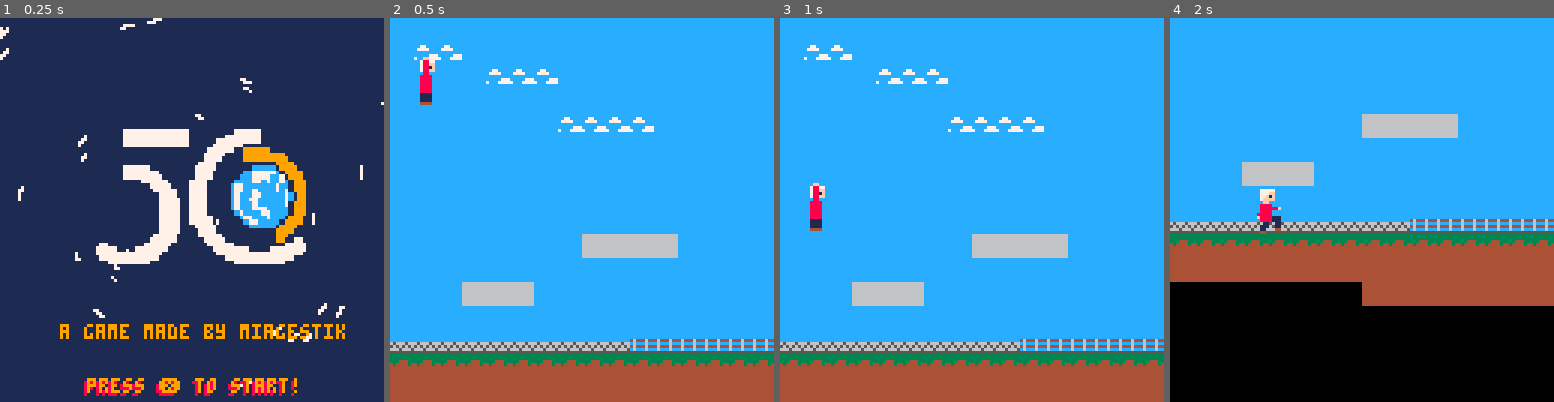
Above: before the commit, frames 1-4 (left to right).
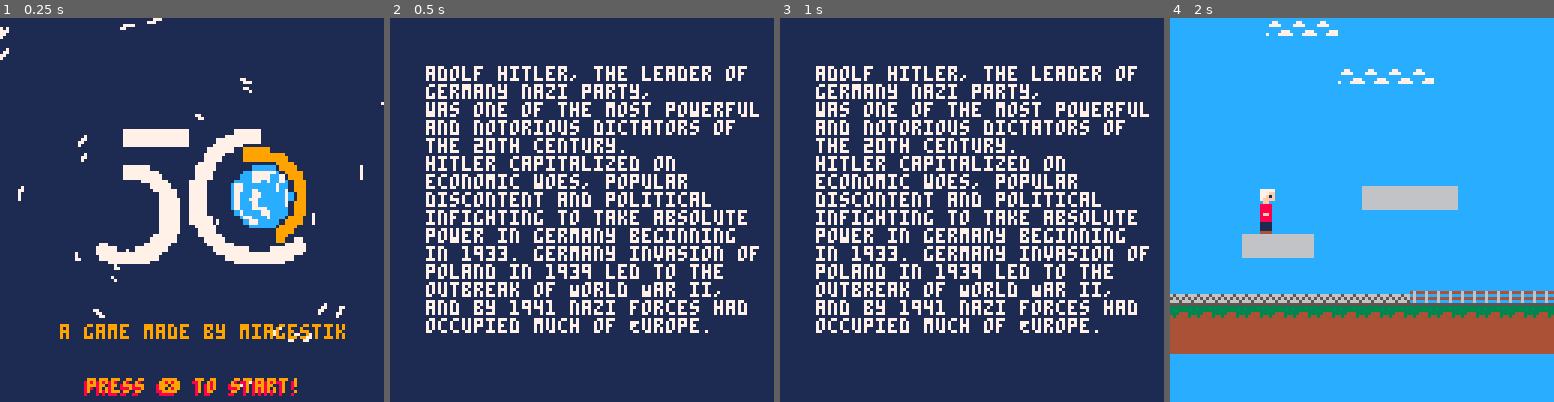
Above: after the commit, the same moments.

Repository: RemiFELIN/PICO8_SOPHIA_ANTIPOLIS
Game: PICO-8 cartridge miage.p8
The game is run twice, just before and just after one commit, with the same random seed, the same clock (stepped at 60 frames per second) and the same inputs.
Inputs:
- Up to frame 1 (0.25 s): no input
- Up to frame 2 (0.5 s): tap X (X key) at 0.33 s
- Up to frame 3 (1 s): tap O (Z key) at 0.7 s
- Up to frame 4 (2 s): tap X (X key) at 1.07, 1.85 s; hold Right from 1.6 s (still down); tap O (Z key) at 1.7 s

Frame 1 is identical in both runs. In frame 2, 100% of the frame differs, in the area x 0-100%, y 0-100%; in frame 3, 100%; in frame 4, 51%.

Commit message:
Correction bug et ajout fonction collide_npc()

Diff:
--- a/miage.p8
+++ b/miage.p8
@@ -2,8 +2,35 @@
 version 16
 __lua__
 
-
---SNIPET pour les dialogues
+-- fonction pour reconnaitre quand une touche est enfoncé, released ...
+keys={btns={},ct={}}
+
+function keys:update()
+ for i=0,13 do
+  if band(btn(),shl(1,i))==shl(1,i) then
+   if keys:held(i) then
+    keys.btns[i]=2
+    keys.ct[i]=(keys.ct[i]+1) % 30
+   else
+    keys.btns[i]=3
+   end
+  else
+   if keys:held(i) then
+    keys.btns[i]=4
+   else
+    keys.btns[i]=0
+   	keys.ct[i]=0
+   end
+  end
+ end
+end
+
+function keys:held(b) return band(keys.btns[b],2) == 2 end
+function keys:down(b) return band(keys.btns[b],1) == 1 end
+function keys:up(b) return band(keys.btns[b],4) == 4 end
+function keys:pulse(b,r) return (keys:held(b) and keys.ct[b]%r==0) end
+
+--snipet pour les dialogues
 -- call this before you start using dtb.
 -- optional parameter is the number of lines that are displayed. default is 3.
 function dtb_init(numlines)
@@ -71,7 +98,7 @@
 end
 
 function _dtb_nexttext()
-	if dtb_queuf[1]~=0 then
+	if dtb_queuf[1]~=0 then -- ~= ===> not egal
 		dtb_queuf[1]()
 	end
 	del(dtb_queuf,dtb_queuf[1])
@@ -164,7 +191,7 @@
 -- dtb_disp("oh and by the way: we do have support for superduperlongwordsthatdonotactuallyfit so no worries!")
 -- dtb_disp("anyways, feel free to use and/or modify this code!")
 
---FIN du snippet
+--fin du snippet
 
 
 
@@ -196,7 +222,7 @@
     flp=true -- vers la gauche
   }
 
---variable globale
+-- variable globale
   chrono=0 --sert pour animé le press x to play
   game_state="menu"
   gravity=0.3
@@ -224,34 +249,24 @@
 
 function _update()
 
+  if game_state == "plot" then
+    if (keys:down(5))  then
+      plot()
+      game_state = "game"
+    end
+  end
+
   if game_state == "menu" then
     skydeg += 0.0005
-    if (btnp(5)) then
+    if keys:down(5) then
       game_state = "plot"
     end
-  end
-
-  if game_state == "plot" then
-    if (btnp(5))  then
-      game_state = "game"
-    end
-
-
   end
 
   if game_state == "game" then
     player_update()
     player_animate()
     dtb_update()
-    if start_bulle then
-      dtb_disp("menez:tu fais quoi ici bouffon ?!")
-      dtb_disp("buffa:c'est buffa pas bouffon !")
-      dtb_disp("menez:degage!")
-      start_bulle = false
-    end
-    if (btnp(5)) then
-      start_bulle = true
-    end
   end
 
   --simple camera
@@ -270,8 +285,11 @@
   if cam_y>map_end-128 then
      cam_y=map_end-128
   end
+
   camera(cam_x,cam_y)
- end
+  keys:update()
+
+end
 
 
 
@@ -292,10 +310,7 @@
     map(0,0)
     spr(player.sp,player.x,player.y,1,2,player.flp)
     spr(menez.sp,menez.x,menez.y,1,2,menez.flp)
-    if interaction and not start_bulle then
-      drawx(menez.x - 5,menez.y - 5)-- dessine au dessus du pnj, a changer en fonction de la place de menez
-    end
-    dtb_draw()
+    dialog_menez()
   end
 
 
@@ -347,6 +362,19 @@
 
 end
 
+function collide_npc(player,npc,distance)
+  local d = distance
+  local p = player
+  local n = npc
+  if(n.x - d < p.x and p.x < n.x + d) then -- test si le player est dans le champ du npc dans l'axe x
+   if(n.y - d < p.y and p.y < n.y + d) then -- test si le player est dans le champ du npc dans l'axe y
+    return true
+   end
+  end
+  return false
+end
+
+
 -- -->8
 -- --player
 
@@ -354,8 +382,6 @@
   --physics
   player.dy+=gravity
   player.dx*=friction
-  interaction = false
-
 
   --controls
   if btn(0) and game_state == "game" then
@@ -428,10 +451,15 @@
 
   end
 
-  if collide_map(player,"right",2) or collide_map(player,"left",2) then
+  if collide_npc(player,menez,16) and not start_bulle and #dtb_queu==0 then
     interaction = true
   else
-    start_bulle = false
+    interaction = false
+  end
+
+  if keys:down(5) and interaction then
+    interaction = false
+    start_bulle = true
   end
 
   player.x+=player.dx
@@ -534,26 +562,6 @@
 	skydeg = 0
 end
 
---gere la croix au dessus du pnj et des phrases
--- function interaction_function()
---   if interaction and not start_bulle then
---     drawx(136,88)-- dessine au dessus du pnj, a changer en fonction de la place de menez
---   end
---   --bulle
---   if (btn(5) and interaction) then
---     start_bulle = true
---     dtb_disp("menez:tu fais quoi ici bouffon ?!")
---     dtb_disp("buffa:c'est buffa pas bouffon !")
---     dtb_disp("menez:degage!")
---   end
---   if start_bulle then
---     dtb_disp("menez:tu fais quoi ici bouffon ?!")
---     dtb_disp("buffa:c'est buffa pas bouffon !")
---     dtb_disp("menez:degage!")
---   end
--- end
-
-
 --Affichage du plot
 function plot()
   rectfill(0,0,127,127,1)
@@ -564,6 +572,18 @@
 function wait(a)
   for i = 1,a do
     flip()
+  end
+end
+
+function dialog_menez()
+  dtb_draw()
+  if (interaction) then
+    drawx(menez.x ,menez.y - 8)
+  end
+  if start_bulle then
+    dtb_disp("menez:bonjour")
+    dtb_disp("buffa:hello peasant")
+    start_bulle = false
   end
 end
 
@@ -669,20 +689,35 @@
 0000000000000000000404000000000000000000000000000004000000000000000000000000000000000000000000000000000000000000000000000000000003030100000000000000000000000000000000000000000000000000000000000000000000000000000000000000000000000000000000000000000000000000
 0000000000000000000000000000000000000000000000000000000000000000000000000000000000000000000000000000000000000000000000000000000000000000000000000000000000000000000000000000000000000000000000000000000000000000000000000000000000000000000000000000000000000000
 __map__
-4444444444444444444444444444444444444444444400000000000000000000000000000000000000000000000000000000000000000000000000000000000000000000000000000000000000000000000000000000000000000000000000000000000000000000000000000000000000000000000000000000000000000000
-4443434444444444444444444444444444444444444400000000000000000000000000000000000000000000000000000000000000000000000000000000000000000000000000000000000000000000000000000000000000000000000000000000000000000000000000000000000000000000000000000000000000000000
-4444444443434344444444444444444444444444444400000000000000000000000000000000000000000000000000000000000000000000000000000000000000000000000000000000000000000000000000000000000000000000000000000000000000000000000000000000000000000000000000000000000000000000
-4444444444444444444444444444444444444444444400000000000000000000000000000000000000000000000000000000000000000000000000000000000000000000000000000000000000000000000000000000000000000000000000000000000000000000000000000000000000000000000000000000000000000000
-4444444444444443434343444444444444444444444400000000000000000000000000000000000000000000000000000000000000000000000000000000000000000000000000000000000000000000000000000000000000000000000000000000000000000000000000000000000000000000000000000000000000000000
-4444444444444444444444444444444444444444444400000000000000000000000000000000000000000000000000000000000000000000000000000000000000000000000000000000000000000000000000000000000000000000000000000000000000000000000000000000000000000000000000000000000000000000
-4444444444444444444444444444444444444444444400000000000000000000000000000000000000000000000000000000000000000000000000000000000000000000000000000000000000000000000000000000000000000000000000000000000000000000000000000000000000000000000000000000000000000000
-4444444444444444444444444444444444444444444400000000000000000000000000000000000000000000000000000000000000000000000000000000000000000000000000000000000000000000000000000000000000000000000000000000000000000000000000000000000000000000000000000000000000000000
-4444444444444444444444444444444444444444444400000000000000000000000000000000000000000000000000000000000000000000000000000000000000000000000000000000000000000000000000000000000000000000000000000000000000000000000000000000000000000000000000000000000000000000
-4444444444444444424242424444444444444444444400000000000000000000000000000000000000000000000000000000000000000000000000000000000000000000000000000000000000000000000000000000000000000000000000000000000000000000000000000000000000000000000000000000000000000000
-4444444444444444444444444444444444444444444500000000000000000000000000000000000000000000000000000000000000000000000000000000000000000000000000000000000000000000000000000000000000000000000000000000000000000000000000000000000000000000000000000000000000000000
-4444444242424444444444444444444444444444444400000000000000000000000000000000000000000000000000000000000000000000000000000000000000000000000000000000000000000000000000000000000000000000000000000000000000000000000000000000000000000000000000000000000000000000
-4444444444444444444444444444444444440944444400000000000000000000000000000000000000000000000000000000000000000000000000000000000000000000000000000000000000000000000000000000000000000000000000000000000000000000000000000000000000000000000000000000000000000000
-5454545454545454545453535353535353531944444400000000000000000000000000000000000000000000000000000000000000000000000000000000000000000000000000000000000000000000000000000000000000000000000000000000000000000000000000000000000000000000000000000000000000000000
-4040404040404040404040404040404040404040004500000000000000000000000000000000000000000000000000000000000000000000000000000000000000000000000000000000000000000000000000000000000000000000000000000000000000000000000000000000000000000000000000000000000000000000
-4141414141414141414141414141414141414141000000000000000000000000000000000000000000000000000000000000000000000000000000000000000000000000000000000000000000000000000000000000000000000000000000000000000000000000000000000000000000000000000000000000000000000000
-0000000000000000414141414141414141414141000000000000000000000000000000000000000000000000000000000000000000000000000000000000000000000000000000000000000000000000000000000000000000000000000000000000000000000000000000000000000000000000000000000000000000000000
+4444444444444444444444444444444444444444444444444444444444444444444444444444444444444444444444444444444444440000000000000000000000000000000000000000000000000000000000000000000000000000000000000000000000000000000000000000000000000000000000000000000000000000
+4443434444444444444444444444444444444444444444444444444444444444444444444444444444444444444444444444444444440000000000000000000000000000000000000000000000000000000000000000000000000000000000000000000000000000000000000000000000000000000000000000000000000000
+4444444443434344444444444444444444444444444444444444444444444444444444444444444444444444444444444444444444440000000000000000000000000000000000000000000000000000000000000000000000000000000000000000000000000000000000000000000000000000000000000000000000000000
+4444444444444444444444444444444444444444444444444444444444444444444444444444444444444444444444444444444444440000000000000000000000000000000000000000000000000000000000000000000000000000000000000000000000000000000000000000000000000000000000000000000000000000
+4444444444444443434343444444444444444444444444444444444444444444444444444444444444444444444444444444444444440000000000000000000000000000000000000000000000000000000000000000000000000000000000000000000000000000000000000000000000000000000000000000000000000000
+4444444444444444444444444444444444444444444444444444444444444444444444444444444444444444444444444444444444440000000000000000000000000000000000000000000000000000000000000000000000000000000000000000000000000000000000000000000000000000000000000000000000000000
+4444444444444444444444444444444444444444444444444444444444444444444444444444444444444444444444444444444444440000000000000000000000000000000000000000000000000000000000000000000000000000000000000000000000000000000000000000000000000000000000000000000000000000
+4444444444444444444444444444444444444444444444444444444444444444444444444444444444444444444444444444444444440000000000000000000000000000000000000000000000000000000000000000000000000000000000000000000000000000000000000000000000000000000000000000000000000000
+4444444444444444444444444444444444444444444444444444444444444444444444444444444444444444444444444444444444440000000000000000000000000000000000000000000000000000000000000000000000000000000000000000000000000000000000000000000000000000000000000000000000000000
+4444444444444444424242424444444444444444444444444444444444444444444444444444444444444444444444444444444444440000000000000000000000000000000000000000000000000000000000000000000000000000000000000000000000000000000000000000000000000000000000000000000000000000
+4444444444444444444444444444444444444444444444444444444444444444444444444444444444444444444444444444444444440000000000000000000000000000000000000000000000000000000000000000000000000000000000000000000000000000000000000000000000000000000000000000000000000000
+4444444242424444444444444444444444444444444444444444444444444444444444444444444444444444444444444444444444440000000000000000000000000000000000000000000000000000000000000000000000000000000000000000000000000000000000000000000000000000000000000000000000000000
+4444444444444444444444444444444444444444444444444444444444444444444444444444444444444444444444444444444444440000000000000000000000000000000000000000000000000000000000000000000000000000000000000000000000000000000000000000000000000000000000000000000000000000
+5454545454545454545453535353535353535344444444444444444444444444444444444444444444444444444444444444444444440000000000000000000000000000000000000000000000000000000000000000000000000000000000000000000000000000000000000000000000000000000000000000000000000000
+4040404040404040404040404040404040404040444444444444444444444444444444444444444444444444444444444444444444440000000000000000000000000000000000000000000000000000000000000000000000000000000000000000000000000000000000000000000000000000000000000000000000000000
+4141414141414141414141414141414141414141444444444444444444444444444444444444444444444444444444444444444444440000000000000000000000000000000000000000000000000000000000000000000000000000000000000000000000000000000000000000000000000000000000000000000000000000
+4444444444444444444444444444444444444444444444444444444444444444444444444444444444444444444444444444444444440000000000000000000000000000000000000000000000000000000000000000000000000000000000000000000000000000000000000000000000000000000000000000000000000000
+4444444444444444444444444444444444444444444444444444444444444444444444444444444444444444444444444444444444440000000000000000000000000000000000000000000000000000000000000000000000000000000000000000000000000000000000000000000000000000000000000000000000000000
+4444444444444444444444444444444444444444444444444444444444444444444444444444444444444444444444444444444444440000000000000000000000000000000000000000000000000000000000000000000000000000000000000000000000000000000000000000000000000000000000000000000000000000
+4444444444444444444444444444444444444444444444444444444444444444444444444444444444444444444444444444444444440000000000000000000000000000000000000000000000000000000000000000000000000000000000000000000000000000000000000000000000000000000000000000000000000000
+4444444444444444444444444444444444444444444444444444444444444444444444444444444444444444444444444444444444440000000000000000000000000000000000000000000000000000000000000000000000000000000000000000000000000000000000000000000000000000000000000000000000000000
+4444444444444444444444444444444444444444444444444444444444444444444444444444444444444444444444444444444444440000000000000000000000000000000000000000000000000000000000000000000000000000000000000000000000000000000000000000000000000000000000000000000000000000
+4444444444444444444444444444444444444444444444444444444444444444444444444444444444444444444444444444444444440000000000000000000000000000000000000000000000000000000000000000000000000000000000000000000000000000000000000000000000000000000000000000000000000000
+4444444444444444444444444444444444444444444444444444444444444444444444444444444444444444444444444444444444440000000000000000000000000000000000000000000000000000000000000000000000000000000000000000000000000000000000000000000000000000000000000000000000000000
+4444444444444444444444444444444444444444444444444444444444444444444444444444444444444444444444444444444444440000000000000000000000000000000000000000000000000000000000000000000000000000000000000000000000000000000000000000000000000000000000000000000000000000
+4444444444444444444444444444444444444444444444444444444444444444444444444444444444444444444444444444444444440000000000000000000000000000000000000000000000000000000000000000000000000000000000000000000000000000000000000000000000000000000000000000000000000000
+4444444444444444444444444444444444444444444444444444444444444444444444444444444444444444444444444444444444440000000000000000000000000000000000000000000000000000000000000000000000000000000000000000000000000000000000000000000000000000000000000000000000000000
+4444444444444444444444444444444444444444444444444444444444444444444444444444444444444444444444444444444444440000000000000000000000000000000000000000000000000000000000000000000000000000000000000000000000000000000000000000000000000000000000000000000000000000
+4444444444444444444444444444444444444444444444444444444444444444444444444444444444444444444444444444444444440000000000000000000000000000000000000000000000000000000000000000000000000000000000000000000000000000000000000000000000000000000000000000000000000000
+4444444444444444444444444444444444444444444444444444444444444444444444444444444444444444444444444444444444440000000000000000000000000000000000000000000000000000000000000000000000000000000000000000000000000000000000000000000000000000000000000000000000000000
+4444444444444444444444444444444444444444444444444444444444444444444444444444444444444444444444444444444444440000000000000000000000000000000000000000000000000000000000000000000000000000000000000000000000000000000000000000000000000000000000000000000000000000
+4444444444444444444444444444444444444444444444444444444444444444444444444444444444444444444444444444444444440000000000000000000000000000000000000000000000000000000000000000000000000000000000000000000000000000000000000000000000000000000000000000000000000000
